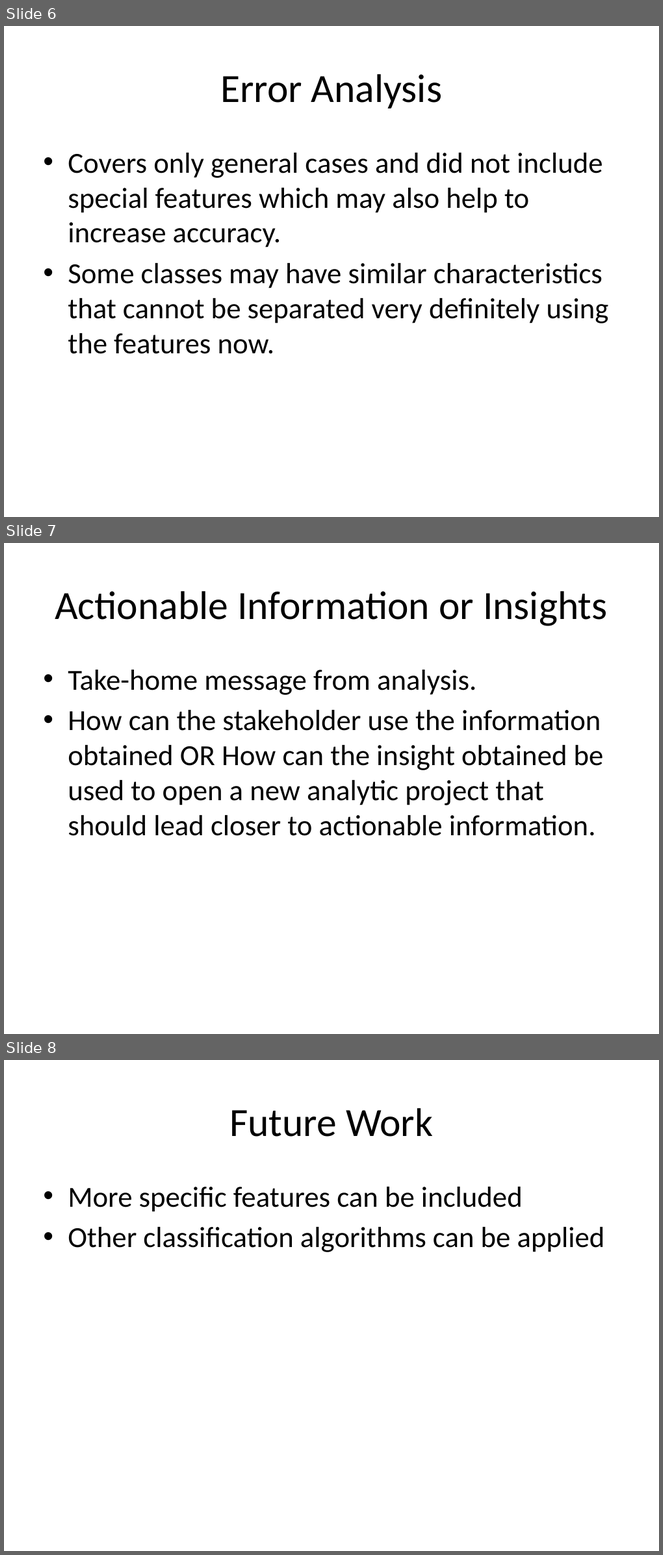
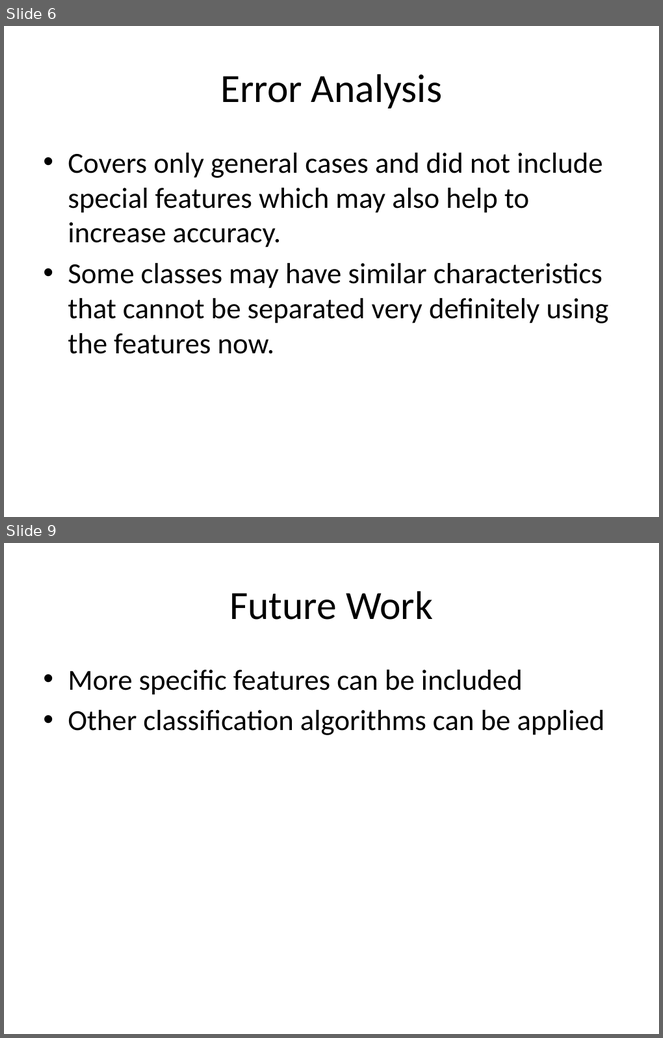
Before and after one commit to EryueChen/Foreign-Exchange, a slide deck: Midterm/midterm_slides.pptx. Shown one above the other, each under a label of ours: slides 6, 7 and 8 before the commit, slides 6 and 9 after it; the slides between them are not shown. The pictures are 663x1555 and 663x1038 pixels, drawn with LibreOffice and Linux fonts; fonts in the diff are those of the drawing. Boxes give left, top, right and bottom in pixels: in the first picture for what was removed or moved away, otherwise in the second. Text is boxed around its words. In the diff, an @@ line names an element or a change of style, - is before the commit and + after.

```diff
--- a/Midterm/midterm_slides.pptx
+++ b/Midterm/midterm_slides.pptx
@@ slide 7 removed at (x1=4, y1=543, x2=659, y2=1034), background #FFFFFF @@
@@ title removed at (x1=55, y1=591, x2=608, y2=626) @@
-Actionable Information or Insights
@@ text removed at (x1=68, y1=670, x2=604, y2=836) @@
-• Take-home message from analysis.
-• How can the stakeholder use the information obtained OR How can the insight obtained be used to open a new analytic project that should lead closer to actionable information.
@@ what was slide 8 is now slide 9 @@
```
Also in this commit, not shown: 3 slides added, 1 other file.
